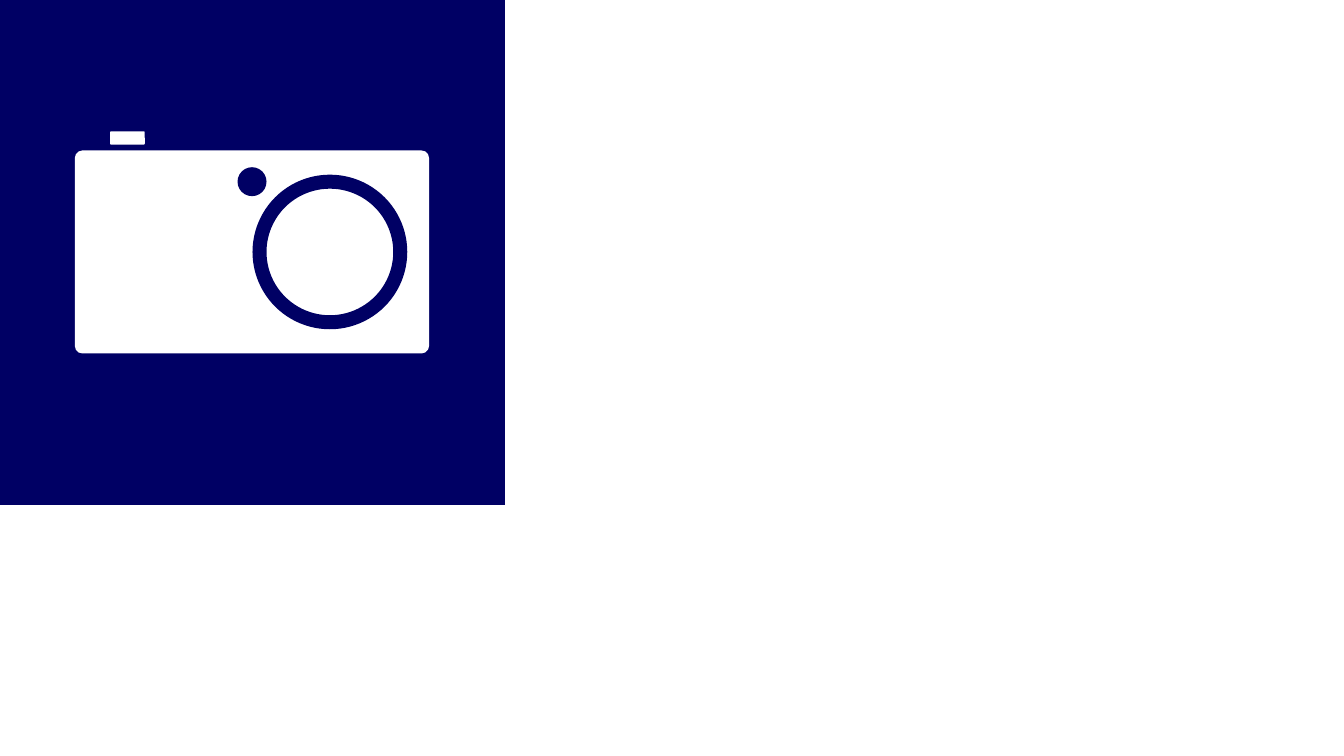
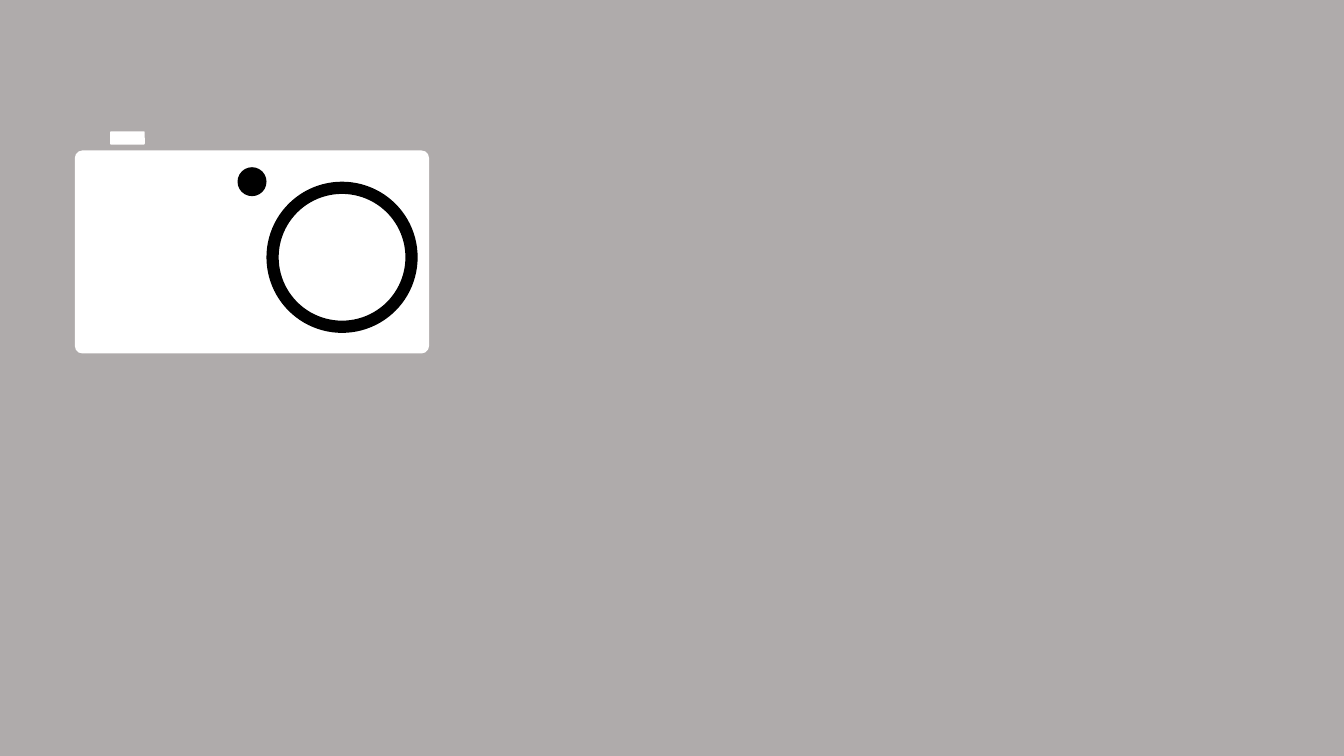
Before and after one commit to ChrisVasterling/chrisvasterling, a slide deck: slide 7 of Files/img/icons/icons.pptx. Drawn at 1344x756 pixels with LibreOffice and Linux fonts; fonts in the diff are those of the drawing. Boxes give left, top, right and bottom in pixels: in the first picture for what was removed or moved away, otherwise in the second. Text is boxed around its words. In the diff, an @@ line names an element or a change of style, - is before the commit and + after.

```diff
--- a/Files/img/icons/icons.pptx
+++ b/Files/img/icons/icons.pptx
@@ background #FFFFFF to #AFABAB @@
@@ rectangle removed at <box>0,0,504,504</box> @@
@@ ellipse at <box>238,167,267,197</box>: fill #000064 to #000000 @@
@@ ellipse removed at <box>259,181,400,322</box> @@
@@ donut added at <box>266,181,417,333</box>, fill #000000 @@
```
Also in this commit, not shown: 5 other slides changed, 10 slides added, 8 slides removed, 34 other files.
